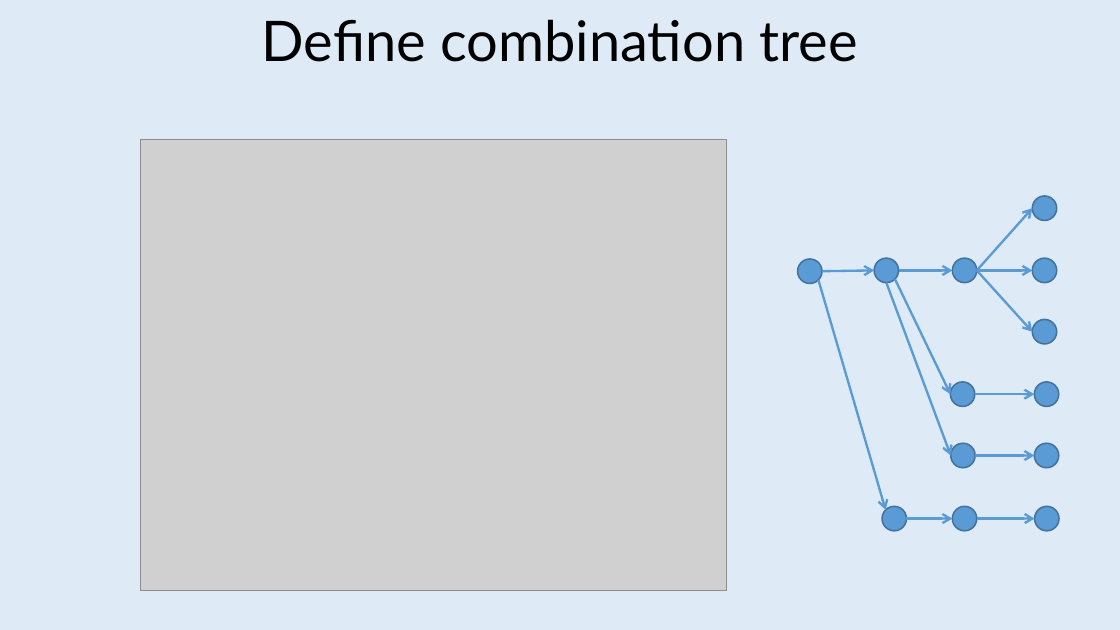
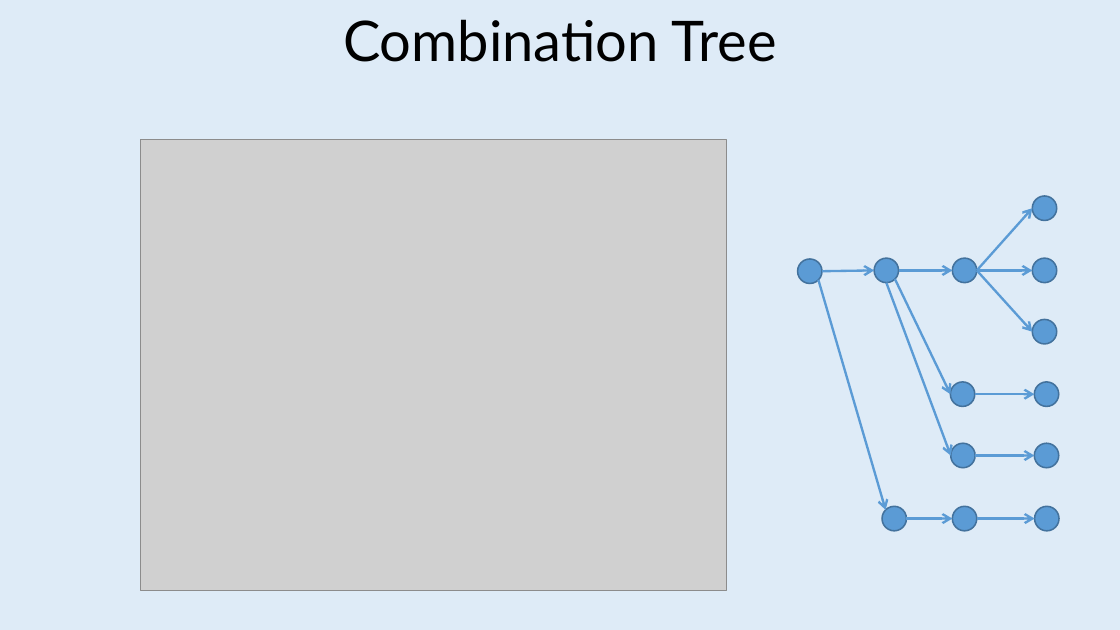
Before and after one commit to jeromerg/NCase, a slide deck: slide 23 of src/Documentation/Slides/Slides.pptx (slide 17 before the commit). Drawn at 1120x630 pixels with LibreOffice and Linux fonts; fonts in the diff are those of the drawing; grey boxes stand for pictures. Boxes give left, top, right and bottom in pixels: in the first picture for what was removed or moved away, otherwise in the second. Text is boxed around its words. In the diff, an @@ line names an element or a change of style, - is before the commit and + after.

```diff
--- a/src/Documentation/Slides/Slides.pptx
+++ b/src/Documentation/Slides/Slides.pptx
@@ text at [343,19,776,62]: text changed @@
-Define combination tree
+Combination Tree
```
Also in this commit, not shown: 11 other slides changed, 9 slides added, 2 slides removed.
